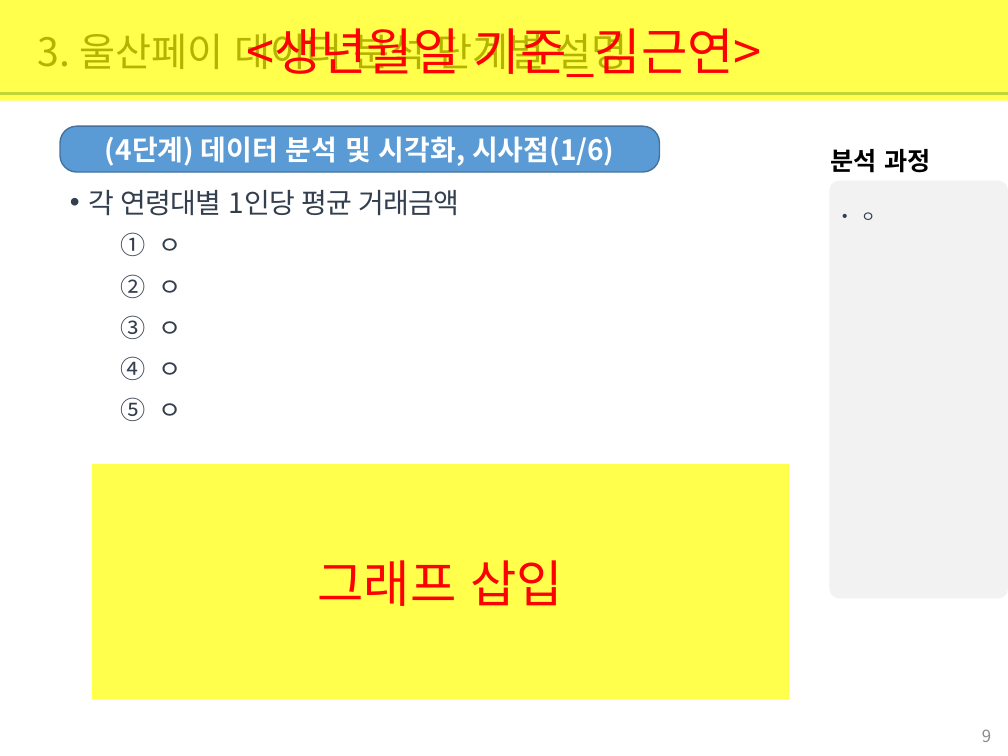
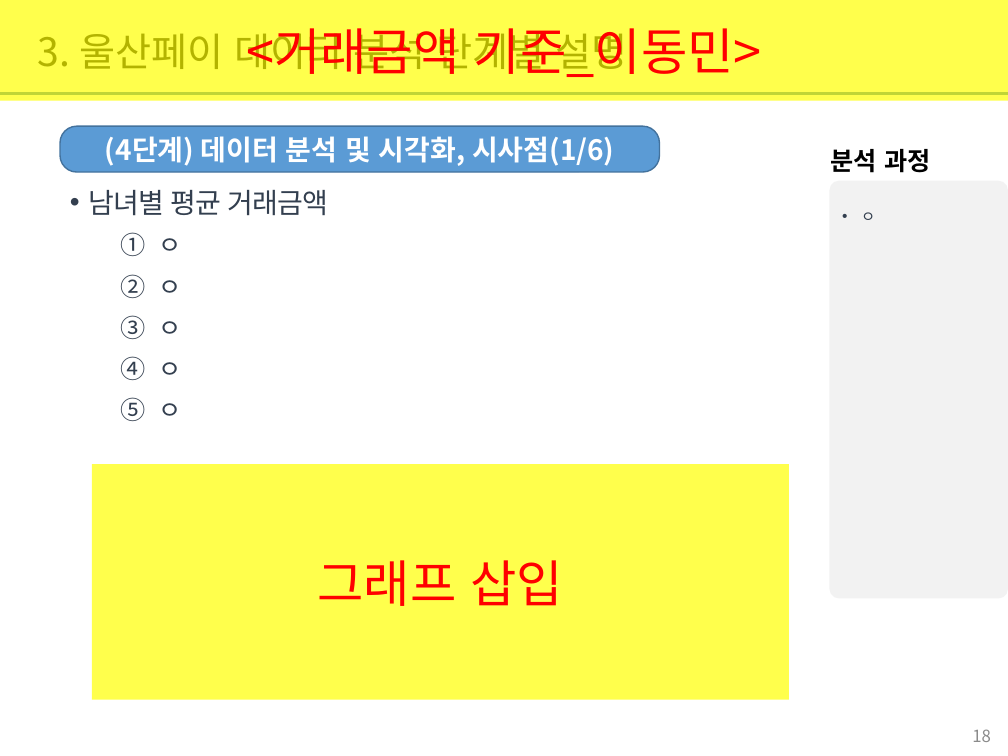
Before and after one commit to jamesjhk/Project_B, a slide deck: slide 18 of 빅데이터 기반 울산페이 사용 분석 보고서_ProjectB.pptx (slide 9 before the commit). Drawn at 1008x756 pixels with LibreOffice and Linux fonts; fonts in the diff are those of the drawing. Boxes give left, top, right and bottom in pixels: in the first picture for what was removed or moved away, otherwise in the second. Text is boxed around its words. In the diff, an @@ line names an element or a change of style, - is before the commit and + after.

Commit message:
연령별 추가ppt

```diff
--- a/빅데이터 기반 울산페이 사용 분석 보고서_ProjectB.pptx
+++ b/빅데이터 기반 울산페이 사용 분석 보고서_ProjectB.pptx
@@ text in rectangle at (246, 28, 762, 77): text changed @@
-<생년월일 기준_김근연>
+<거래금액 기준_이동민>
@@ text at (89, 190, 329, 216): text changed @@
-• 각 연령대별 1인당 평균 거래금액
+• 남녀별 평균 거래금액
@@ page number at (972, 729, 991, 742): text changed @@
-9
+18
```
Also in this commit, not shown: 6 other slides changed, 3 slides added, 2 slides removed.
